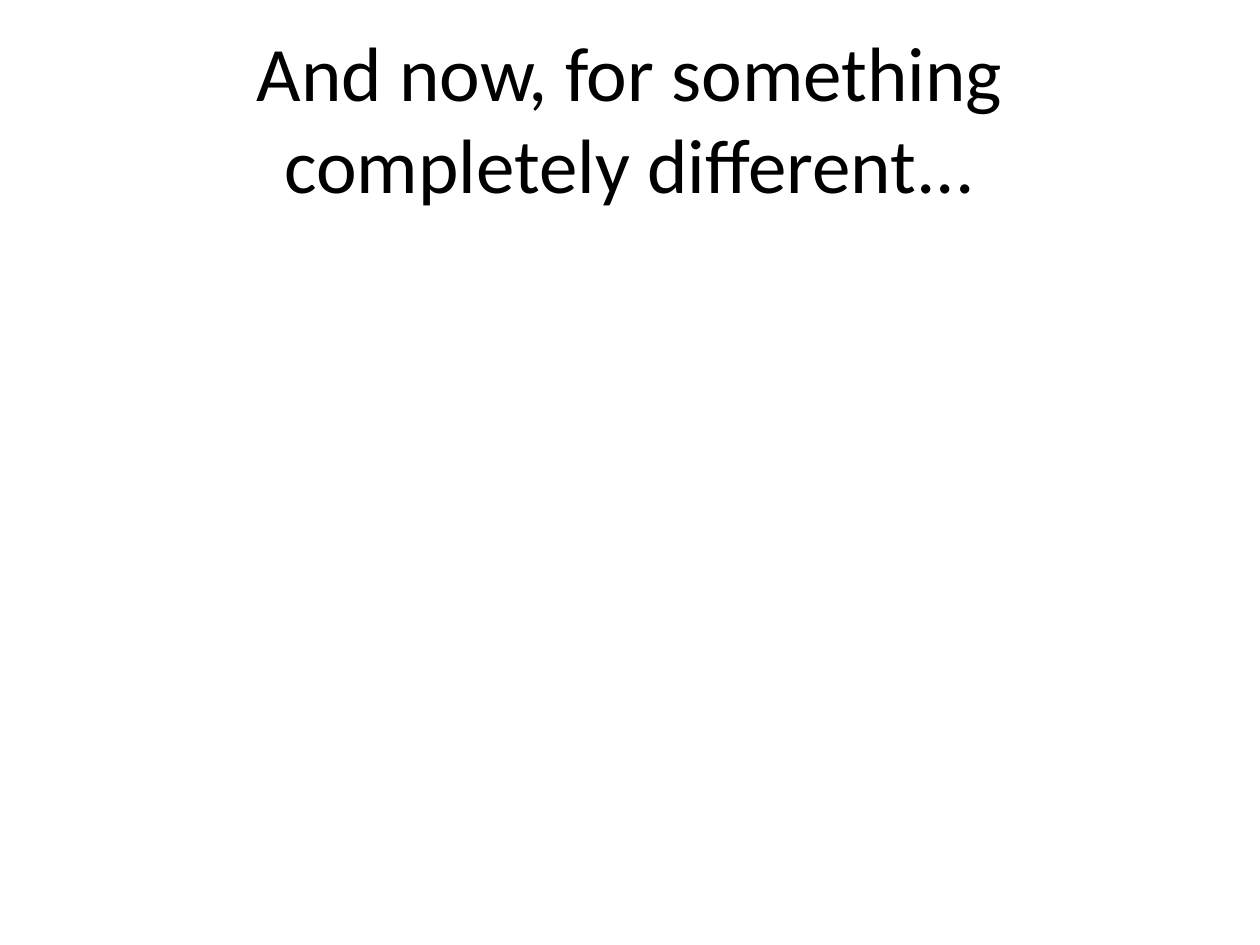
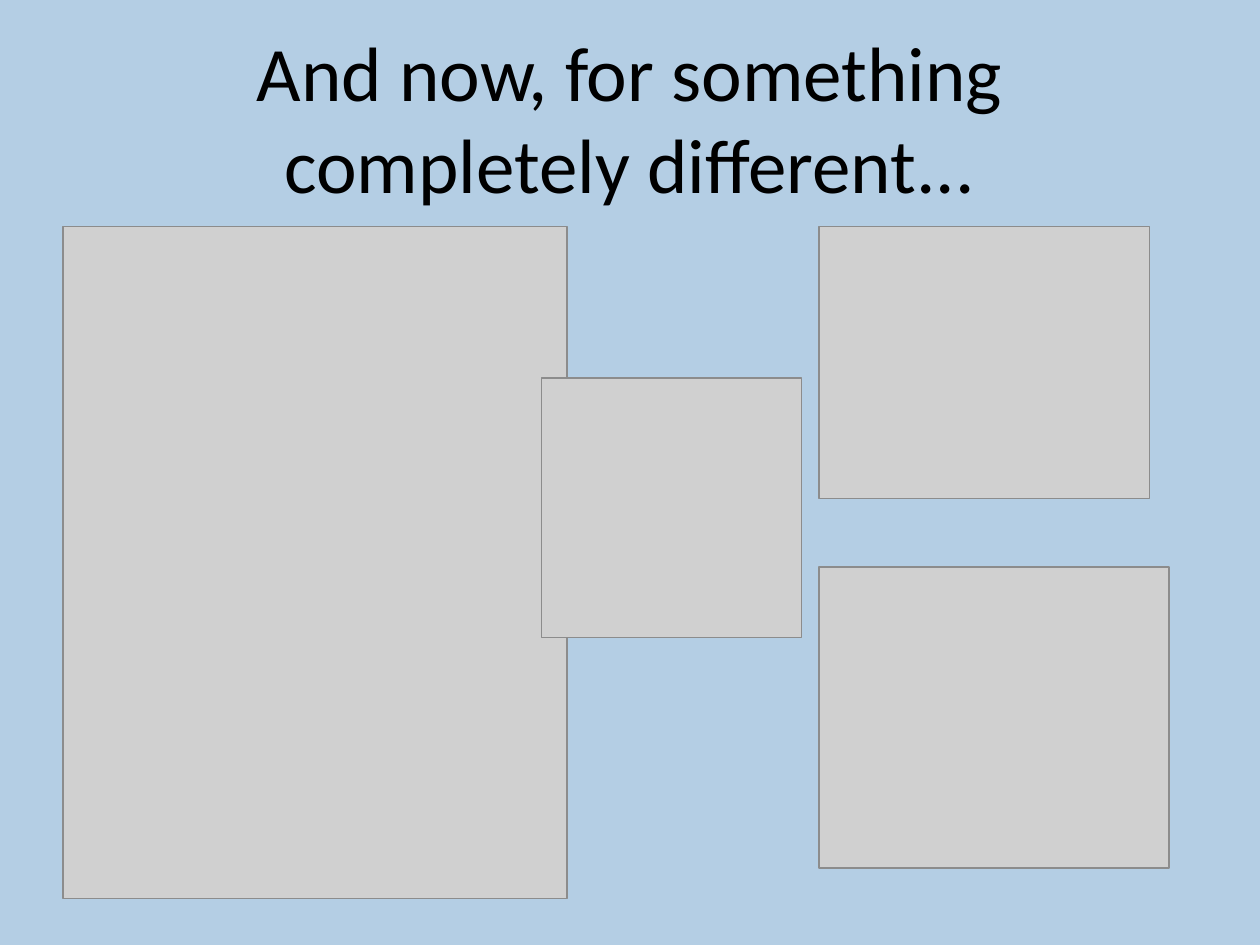
Before and after one commit to SofKov/PPT-Python, a slide deck: slide 9 of CN_PPT_Sofia.pptx (slide 4 before the commit). Drawn at 1260x945 pixels with LibreOffice and Linux fonts; fonts in the diff are those of the drawing; grey boxes stand for pictures. Boxes give left, top, right and bottom in pixels: in the first picture for what was removed or moved away, otherwise in the second. Text is boxed around its words. In the diff, an @@ line names an element or a change of style, - is before the commit and + after.

Commit message:
added background colour to slides, finished slides logic

```diff
--- a/CN_PPT_Sofia.pptx
+++ b/CN_PPT_Sofia.pptx
@@ background #FFFFFF to #B4CEE4 @@
@@ picture added at (63,227,567,898) @@
@@ picture added at (819,227,1149,499) @@
@@ picture added at (542,378,801,638) @@
@@ picture added at (819,567,1169,868) @@
```
Also in this commit, not shown: 3 other slides changed, 5 slides added, 14 other files.
